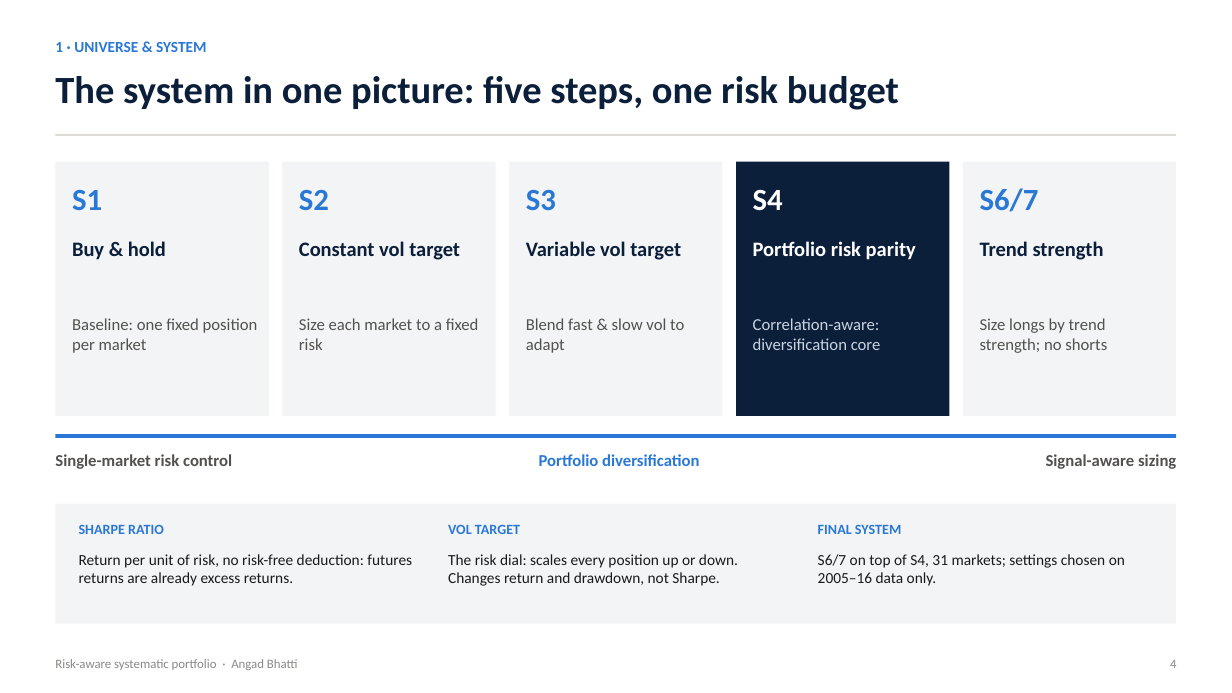
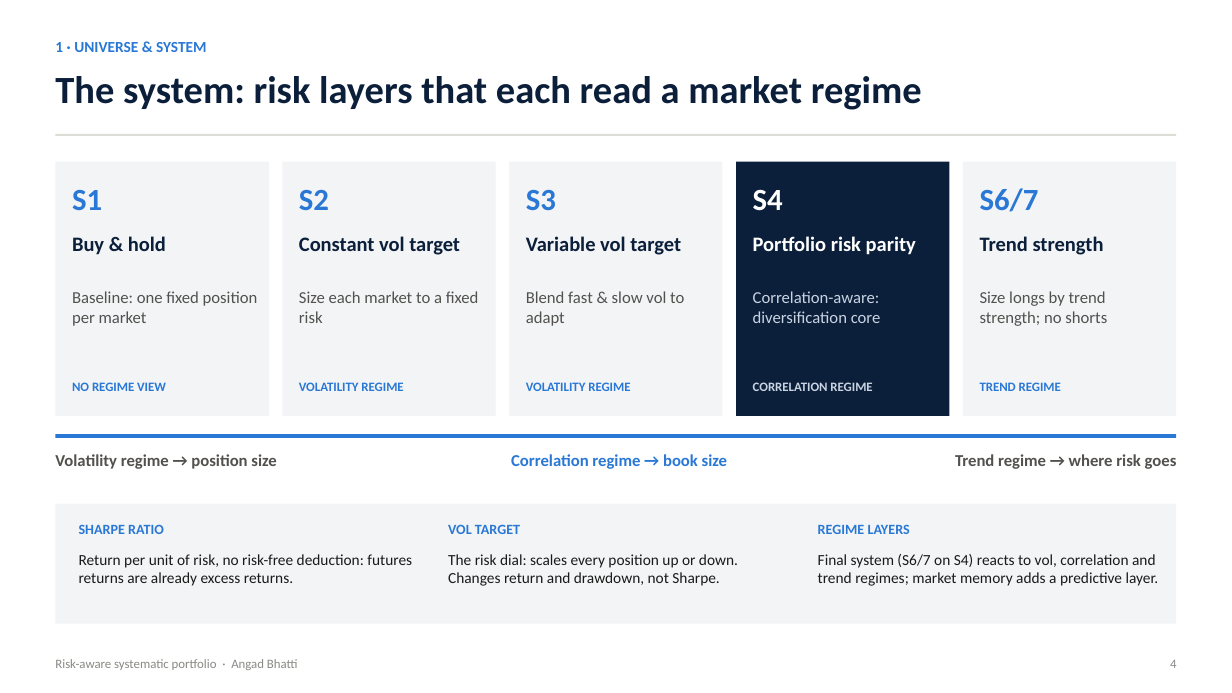
Before and after one commit to Abhatti-123123/carver, a slide deck: slide 4 of carver_presentation.pptx. Drawn at 1232x693 pixels with LibreOffice and Linux fonts; fonts in the diff are those of the drawing. Boxes give left, top, right and bottom in pixels: in the first picture for what was removed or moved away, otherwise in the second. Text is boxed around its words. In the diff, an @@ line names an element or a change of style, - is before the commit and + after.

```diff
--- a/carver_presentation.pptx
+++ b/carver_presentation.pptx
@@ text at [55,76,922,110]: text changed @@
-The system in one picture: five steps, one risk budget
+The system: risk layers that each read a market regime
@@ text "Buy & hold": place and size @@
-text "Buy & hold" at [72,241,166,260]
+text "Buy & hold" at [72,236,166,255]
@@ text "Constant vol target": place and size @@
-text "Constant vol target" at [299,241,460,260]
+text "Constant vol target" at [299,236,460,255]
@@ text "Variable vol target": place and size @@
-text "Variable vol target" at [526,241,681,260]
+text "Variable vol target" at [526,236,681,255]
@@ text "Portfolio risk parity": place and size @@
-text "Portfolio risk parity" at [753,241,916,260]
+text "Portfolio risk parity" at [753,236,916,255]
@@ text "Trend strength": place and size @@
-text "Trend strength" at [980,241,1104,260]
+text "Trend strength" at [980,236,1104,255]
@@ text "Baseline: one fixed position per ...": place and size @@
-text "Baseline: one fixed position per ..." at [72,318,258,353]
+text "Baseline: one fixed position per ..." at [72,291,258,326]
@@ text "Size each market to a ...": place and size @@
-text "Size each market to a ..." at [299,318,479,350]
+text "Size each market to a ..." at [299,291,479,323]
@@ text "Blend fast & slow vol ...": place and size @@
-text "Blend fast & slow vol ..." at [526,318,684,353]
+text "Blend fast & slow vol ..." at [526,291,684,326]
@@ text "Correlation-aware: diversification core": place and size @@
-text "Correlation-aware: diversification core" at [753,318,881,350]
+text "Correlation-aware: diversification core" at [753,291,881,323]
@@ text "Size longs by trend strength; ...": place and size @@
-text "Size longs by trend strength; ..." at [980,318,1107,353]
+text "Size longs by trend strength; ..." at [980,291,1107,326]
@@ text added at [72,382,166,391], 10 pt, text #2A78D6, bold @@
+NO REGIME VIEW
@@ text added at [299,382,403,391], 10 pt, text #2A78D6, bold @@
+VOLATILITY REGIME
@@ text added at [526,382,630,391], 10 pt, text #2A78D6, bold @@
+VOLATILITY REGIME
@@ text added at [753,382,872,391], 10 pt, text #C9D3E2, bold @@
+CORRELATION REGIME
@@ text added at [980,382,1061,391], 10 pt, text #2A78D6, bold @@
+TREND REGIME
@@ text at [55,454,276,469]: text changed @@
-Single-market risk control
+Volatility regime → position size
@@ text at [511,454,727,469]: text changed @@
-Portfolio diversification
+Correlation regime → book size
@@ text at [955,454,1177,469]: text changed @@
-Signal-aware sizing
+Trend regime → where risk goes
@@ text at [818,524,910,534]: text changed @@
-FINAL SYSTEM
+REGIME LAYERS
@@ text at [818,554,1159,586]: text changed @@
-S6/7 on top of S4, 31 markets; settings chosen on 2005–16 data only.
+Final system (S6/7 on S4) reacts to vol, correlation and trend regimes; market memory adds a predictive layer.
```
Also in this commit, not shown: 1 other file.
